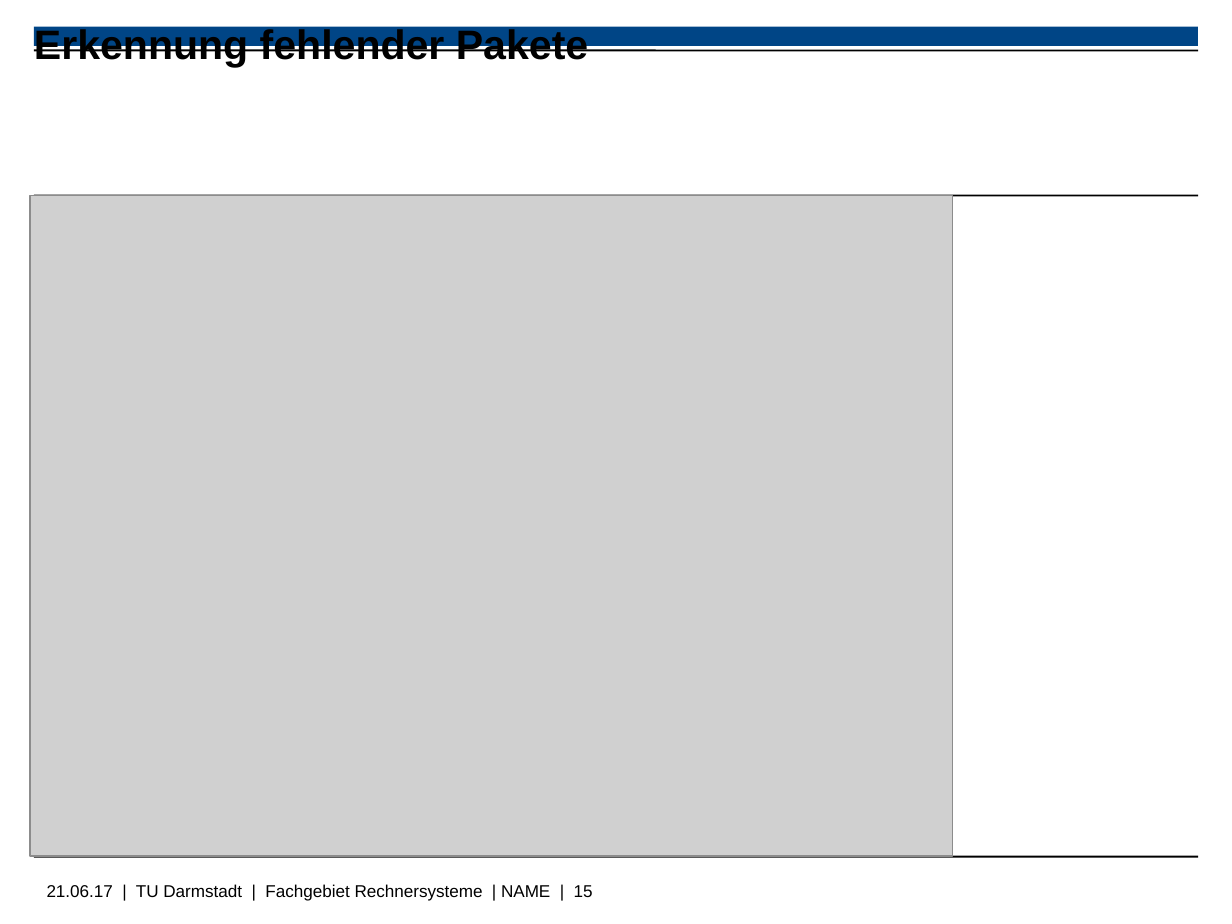
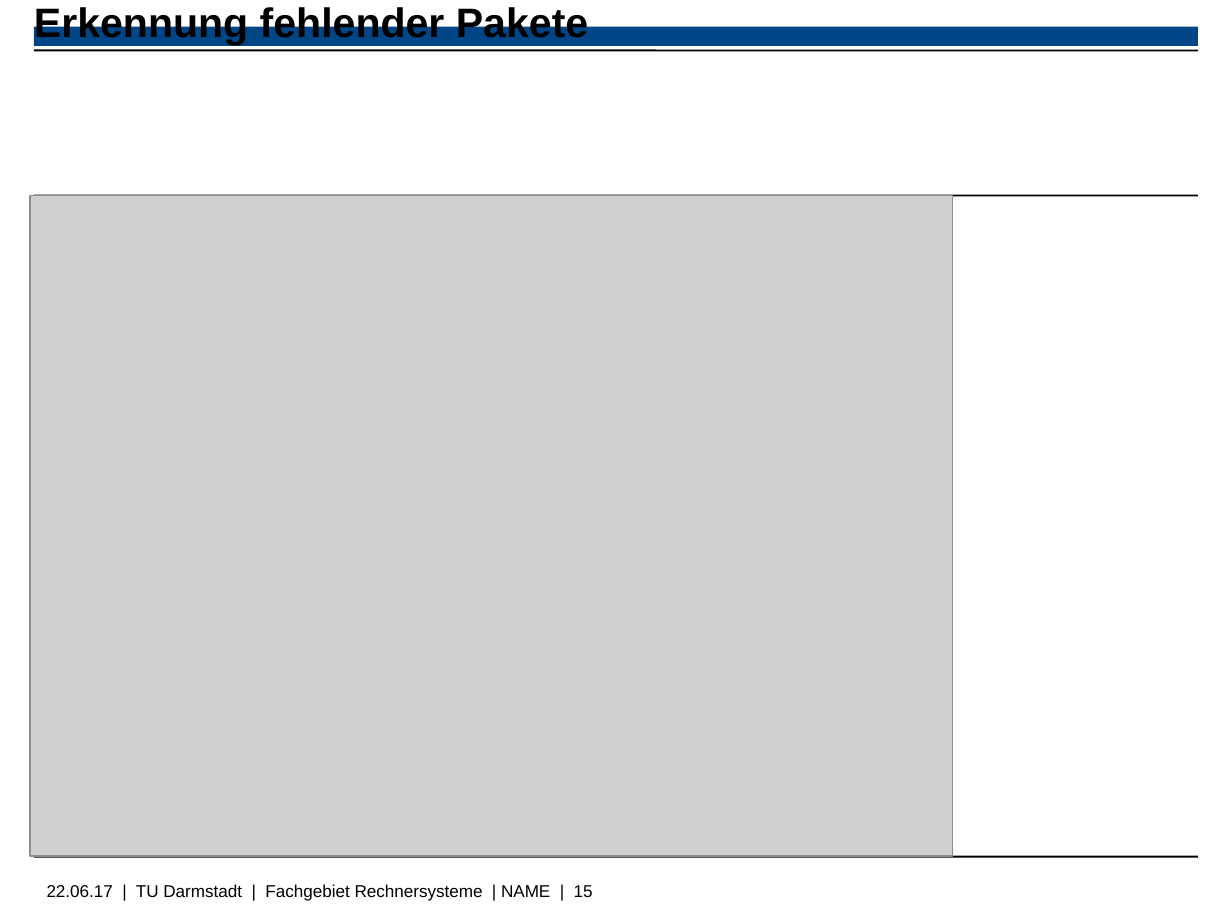
Before and after one commit to Wiero/Bachelorarbeit, a slide deck: slide 15 of Bachelorpräsenation.odp. Drawn at 1232x924 pixels with LibreOffice and Linux fonts; fonts in the diff are those of the drawing; grey boxes stand for pictures; background and template pictures are left out. Boxes give left, top, right and bottom in pixels: in the first picture for what was removed or moved away, otherwise in the second. Text is boxed around its words. In the diff, an @@ line names an element or a change of style, - is before the commit and + after.

```diff
--- a/Bachelorpräsenation.odp
+++ b/Bachelorpräsenation.odp
@@ title "Erkennung fehlender Pakete": place and size @@
-title "Erkennung fehlender Pakete" at [34, 29, 588, 68]
+title "Erkennung fehlender Pakete" at [34, 4, 588, 45]
@@ text at [47, 884, 593, 901]: text changed @@
-21.06.17 | TU Darmstadt | Fachgebiet Rechnersysteme | NAME | 15
+22.06.17 | TU Darmstadt | Fachgebiet Rechnersysteme | NAME | 15
```
Also in this commit, not shown: 4 other slides changed, 1 slide added, 1 slide removed.
